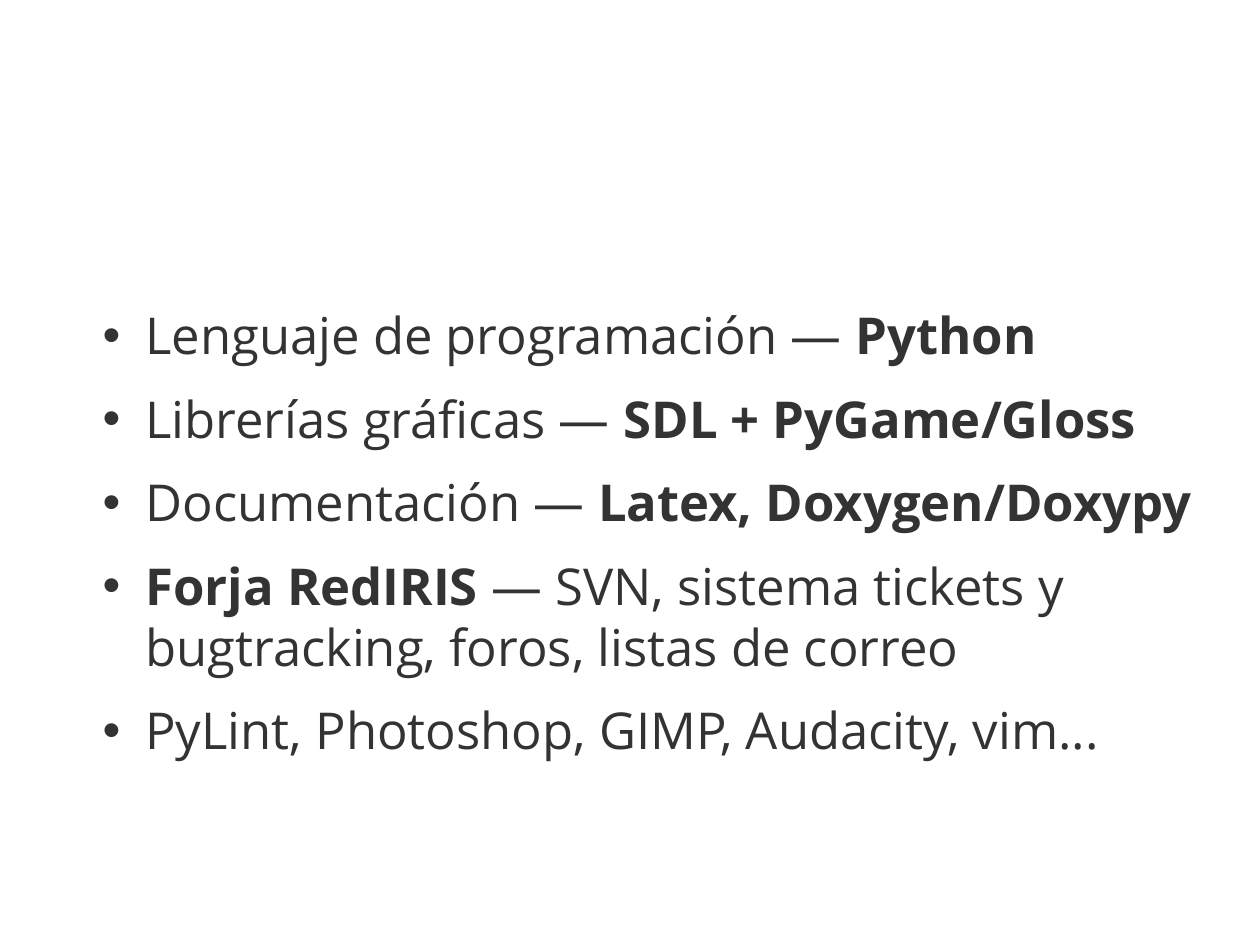
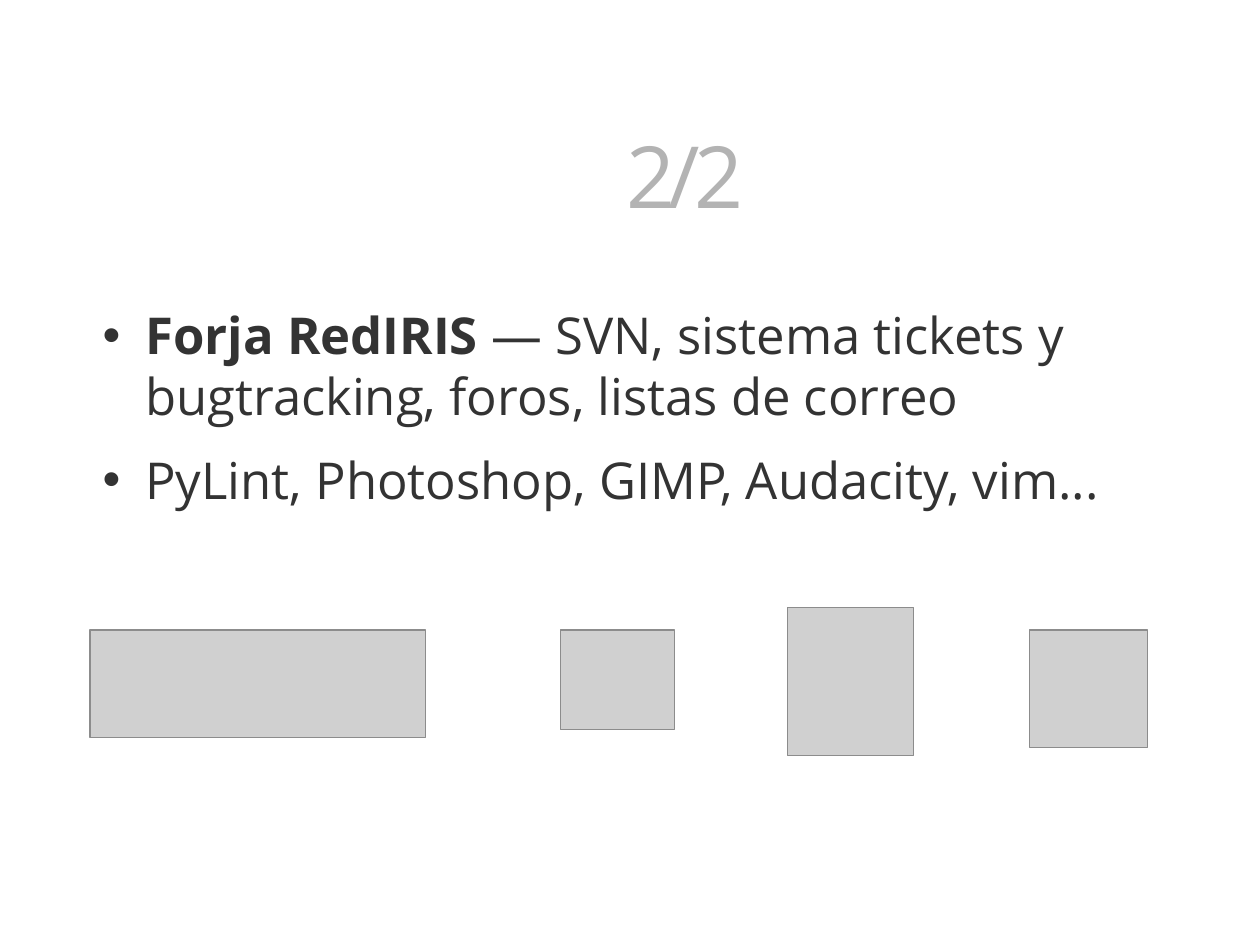
Before and after one commit to 3oheme/dominous, a slide deck: slide 14 of docs/presentacion/presentacion.odp (slide 19 before the commit). Drawn at 1260x945 pixels with LibreOffice and Linux fonts; fonts in the diff are those of the drawing; grey boxes stand for pictures; background and template pictures are left out. Boxes give left, top, right and bottom in pixels: in the first picture for what was removed or moved away, otherwise in the second. Text is boxed around its words. In the diff, an @@ line names an element or a change of style, - is before the commit and + after.

```diff
--- a/docs/presentacion/presentacion.odp
+++ b/docs/presentacion/presentacion.odp
@@ text at <box>626,146,743,208</box>: text changed @@
-Herramientas
+Herramientas 2/2
@@ text at <box>145,315,1192,534</box>: paragraphs removed @@
-• Lenguaje de programación — Python
-• Librerías gráficas — SDL + PyGame/Gloss
-• Documentación — Latex, Doxygen/Doxypy
@@ picture added at <box>788,607,914,755</box> @@
@@ picture added at <box>90,630,426,737</box> @@
@@ picture added at <box>560,630,675,729</box> @@
@@ picture added at <box>1030,630,1148,748</box> @@
```
Also in this commit, not shown: 1 slide added, 8 other files.
